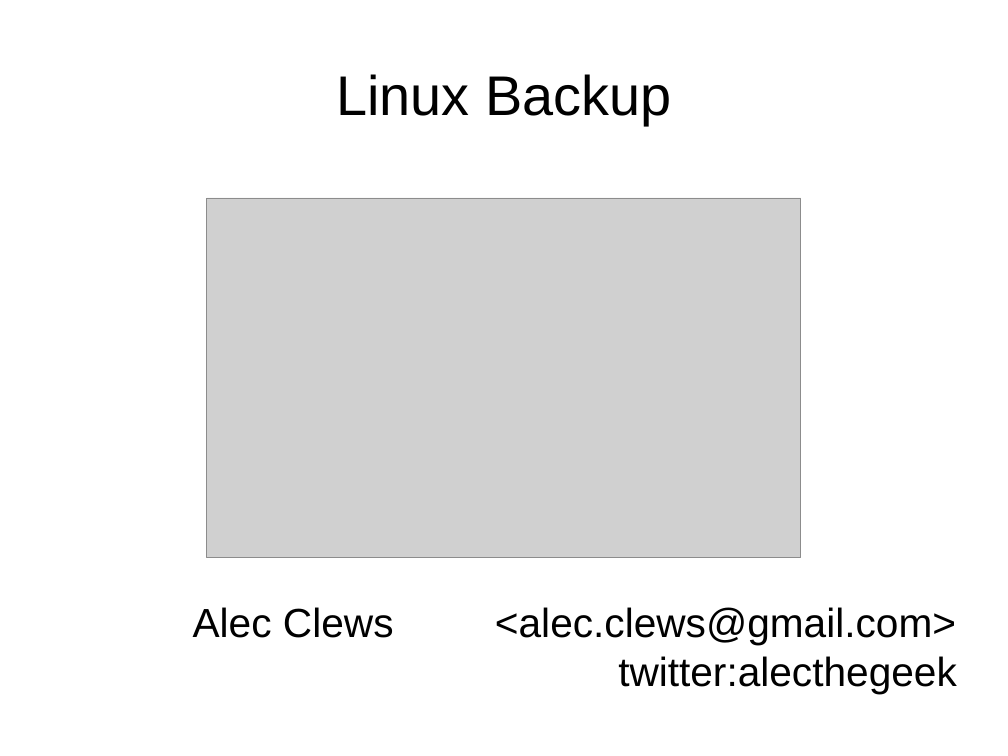
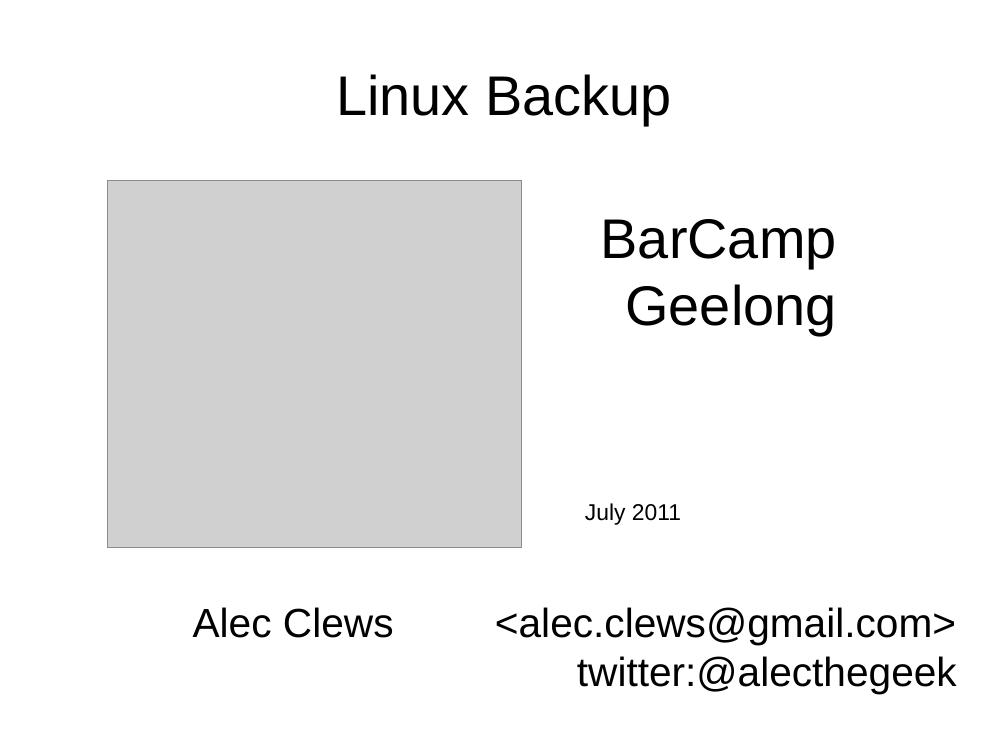
Before and after one commit to wdmchaft/Presentations-1, a slide deck: slide 1 of LinuxBackup/LinuxBackup.odp. Drawn at 1008x756 pixels with LibreOffice and Linux fonts; fonts in the diff are those of the drawing; grey boxes stand for pictures. Boxes give left, top, right and bottom in pixels: in the first picture for what was removed or moved away, otherwise in the second. Text is boxed around its words. In the diff, an @@ line names an element or a change of style, - is before the commit and + after.

```diff
--- a/LinuxBackup/LinuxBackup.odp
+++ b/LinuxBackup/LinuxBackup.odp
@@ picture: place and size @@
-picture at (207, 198, 801, 559)
+picture at (108, 180, 522, 548)
@@ text added at (585, 219, 837, 525), 44 pt, text #000000 @@
+BarCamp Geelong
+July 2011
@@ subtitle at (577, 656, 957, 694): text changed @@
-twitter:alecthegeek
+twitter:@alecthegeek
```
Also in this commit, not shown: 3 other slides changed.
